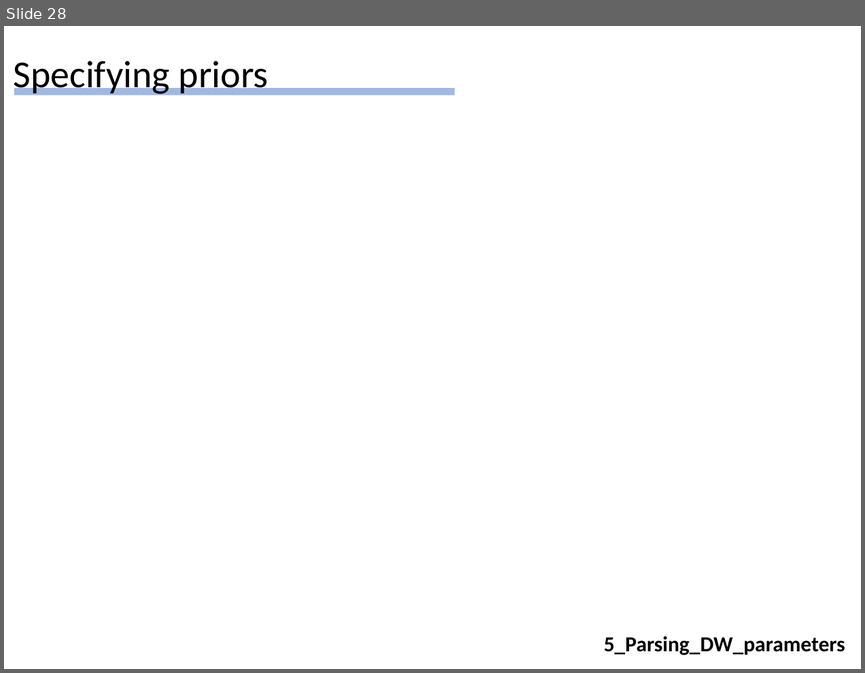
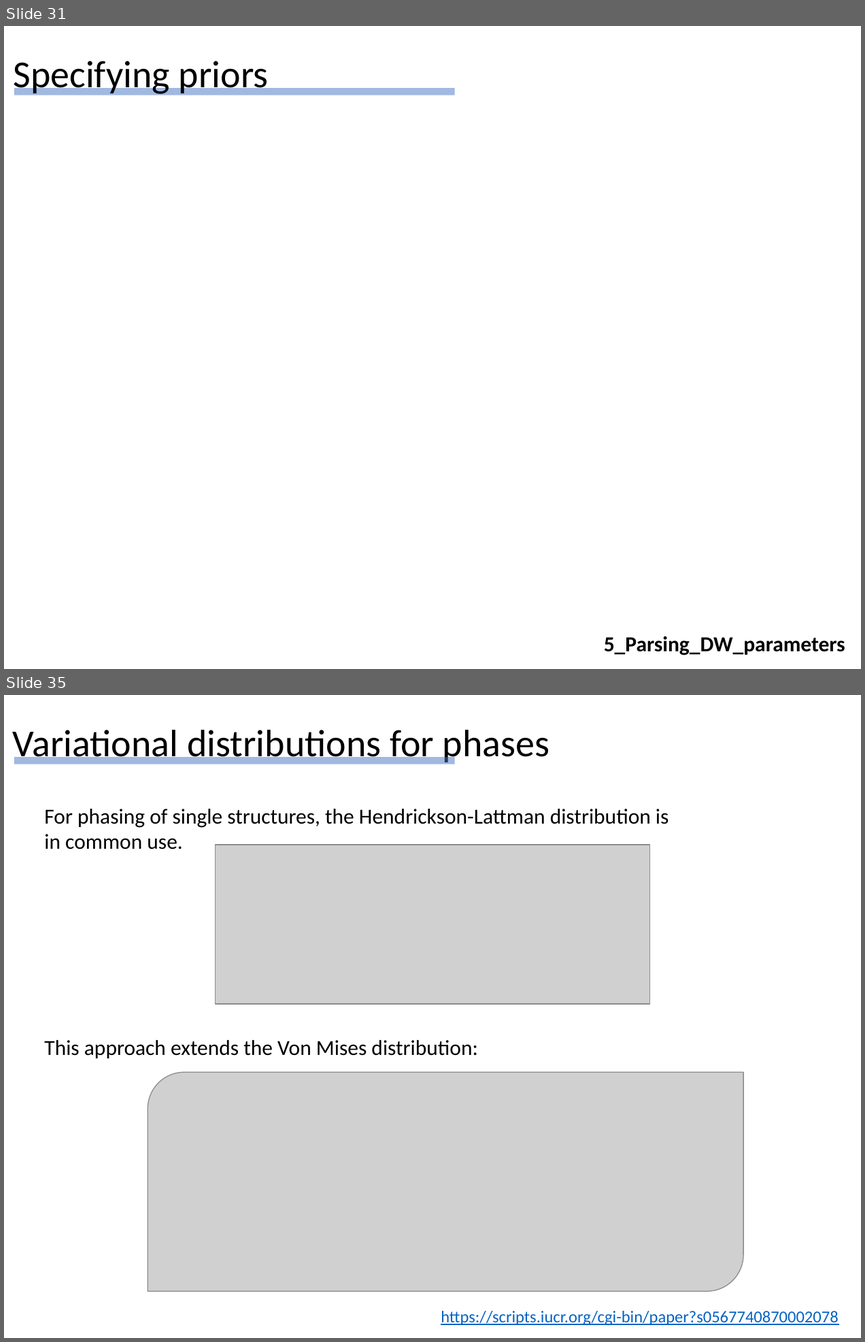
Before and after one commit to Hekstra-Lab/dw, a slide deck: Summary_of_findings_DH_20210218.pptx. Shown one above the other, each under a label of ours: slide 28 before the commit, slides 31 and 35 after it; the slides between them are not shown. The pictures are 865x673 and 865x1342 pixels, drawn with LibreOffice and Linux fonts; fonts in the diff are those of the drawing; grey boxes stand for pictures. Boxes give left, top, right and bottom in pixels: in the first picture for what was removed or moved away, otherwise in the second. Text is boxed around its words. In the diff, an @@ line names an element or a change of style, - is before the commit and + after.

Commit message:
updates for bivariate phase distributions in notebook 6

```diff
--- a/Summary_of_findings_DH_20210218.pptx
+++ b/Summary_of_findings_DH_20210218.pptx
@@ slide 35 added at [4, 695, 861, 1338], background #FFFFFF @@
@@ title added at [13, 730, 549, 764], 32 pt, text #000000 @@
+Variational distributions for phases
@@ line added from (14, 760) to (455, 760), #4472C4 6 pt @@
@@ text added at [44, 809, 669, 1058], 18 pt, text #000000 @@
+For phasing of single structures, the Hendrickson-Lattman distribution is in common use.
+This approach extends the Von Mises distribution:
@@ picture added at [215, 845, 649, 1004] @@
@@ picture added at [148, 1072, 743, 1291] @@
@@ text added at [441, 1310, 838, 1325], 14 pt, text #0563C1, underline @@
+https://scripts.iucr.org/cgi-bin/paper?s0567740870002078
@@ what was slide 28 is now slide 31 @@
```
Also in this commit, not shown: 3 slides changed, 11 other slides added, 1 slide removed, 16 other files.
